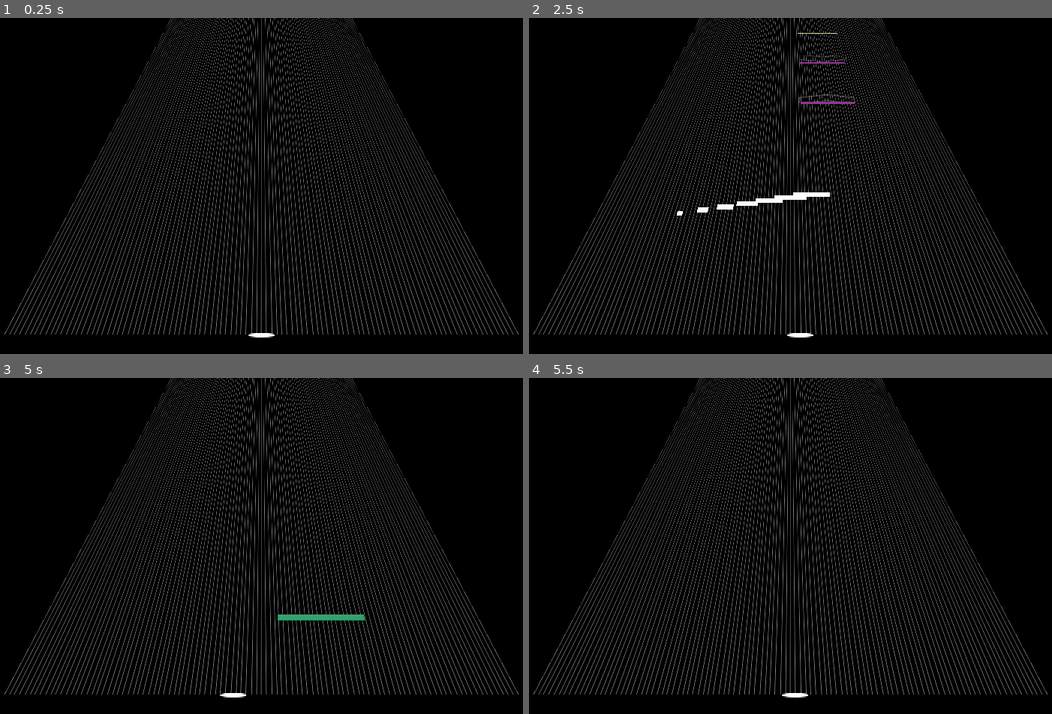
Above: before the commit, frames 1-4 (two rows, left to right).
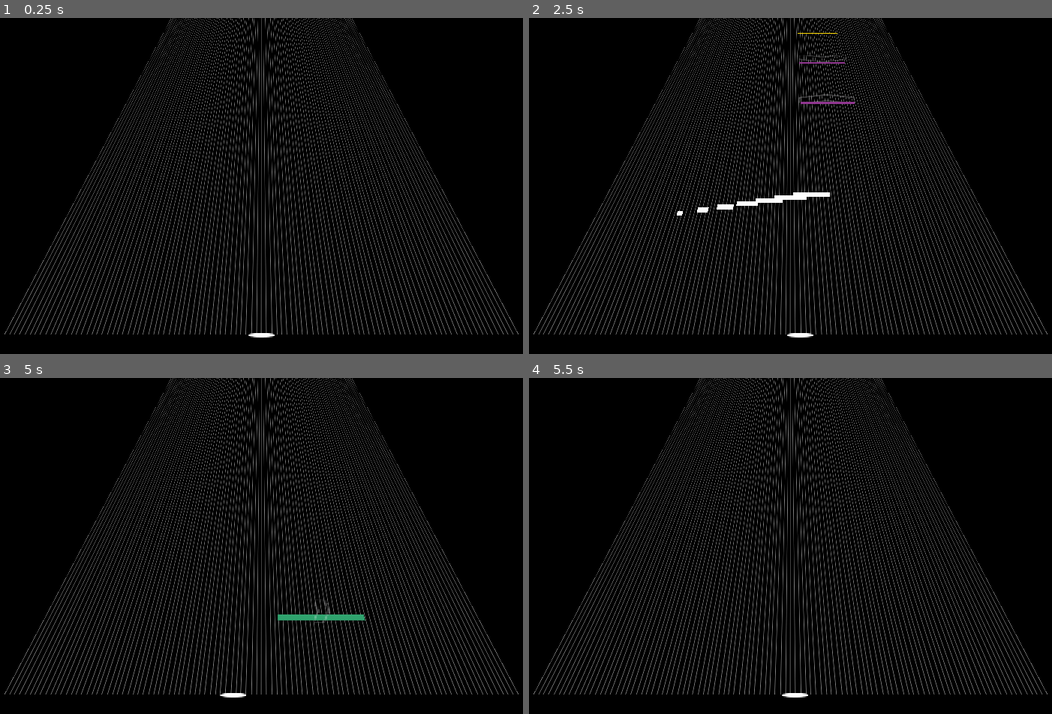
Above: after the commit, the same moments.

Repository: anthony-63/Opus
Game: Godot game, scene res://scenes/Game.tscn
Two runs of this game, one before a commit and one after it. Both use one fixed random seed, a clock stepped at 60 frames per second and the inputs below.
Inputs (mouse positions are in pixels of both pictures, inside the frame that each line leads up to):
- Up to frame 1 (0.25 s): no input
- Up to frame 2 (2.5 s): tap Enter at 0.5 s; move the mouse to (821, 186) at 0.52 s; move the mouse to (759, 186) at 1.27 s; move the mouse to (806, 179) at 2.02 s
- Up to frame 3 (5 s): move the mouse to (256, 552) at 2.77 s; move the mouse to (308, 549) at 3.52 s; move the mouse to (214, 542) at 4.27 s
- Up to frame 4 (5.5 s): move the mouse to (795, 546) at 5.02 s

Frames 1-2 are identical in both runs. In frame 3, less than 0.1% of the frame differs, in the area x 60-64%, y 65-73%; in frame 4, nothing differs.

Commit message:
Add arrows to swipe notes

Diff:
--- a/scenes/notes/Swipe.tscn
+++ b/scenes/notes/Swipe.tscn
@@ -1,7 +1,8 @@
-[gd_scene load_steps=3 format=3 uid="uid://bhe7parax5mx1"]
+[gd_scene load_steps=4 format=3 uid="uid://bhe7parax5mx1"]
 
 [ext_resource type="Script" path="res://scripts/game/Notes/Swipe.gd" id="1_m73bv"]
 [ext_resource type="Texture2D" uid="uid://d38r5lpupveg2" path="res://prefabs/default_skin/swipe_note_base.png" id="2_2n5t4"]
+[ext_resource type="Texture2D" uid="uid://df75wj3ky7gm1" path="res://prefabs/default_skin/scroll_note_arrow.png" id="3_14s78"]
 
 [node name="Swipe" type="Node3D"]
 script = ExtResource("1_m73bv")
@@ -9,3 +10,9 @@
 [node name="NoteSprite" type="Sprite3D" parent="."]
 transform = Transform3D(0.05, 0, 0, 0, -2.18557e-09, -0.05, 0, 0.05, -2.18557e-09, 0, 0, 0)
 texture = ExtResource("2_2n5t4")
+
+[node name="Arrow" type="Sprite3D" parent="."]
+transform = Transform3D(0.0974201, 0, 0, 0, 0.147081, 0.357686, 0, -0.20244, 0.259874, 2.16365e-05, 0.0329603, -0.0159166)
+pixel_size = 0.0025
+texture_filter = 2
+texture = ExtResource("3_14s78")
--- a/scripts/game/Notes/Swipe.gd
+++ b/scripts/game/Notes/Swipe.gd
@@ -1,5 +1,11 @@
 extends NoteBase
 
+func init_based_on_type():
+	match note_data.direction:
+		OpusTypes.NoteDirection.LEFT: $Arrow.rotation_degrees.z = 90.0
+		OpusTypes.NoteDirection.DOWN: $Arrow.rotation_degrees.z = 180.0
+		OpusTypes.NoteDirection.RIGHT: $Arrow.rotation_degrees.z = -90.0
+		OpusTypes.NoteDirection.UP: $Arrow.rotation_degrees.z = 0.0
+
 func check_hit():
-	# Check hit for normal note
 	pass
